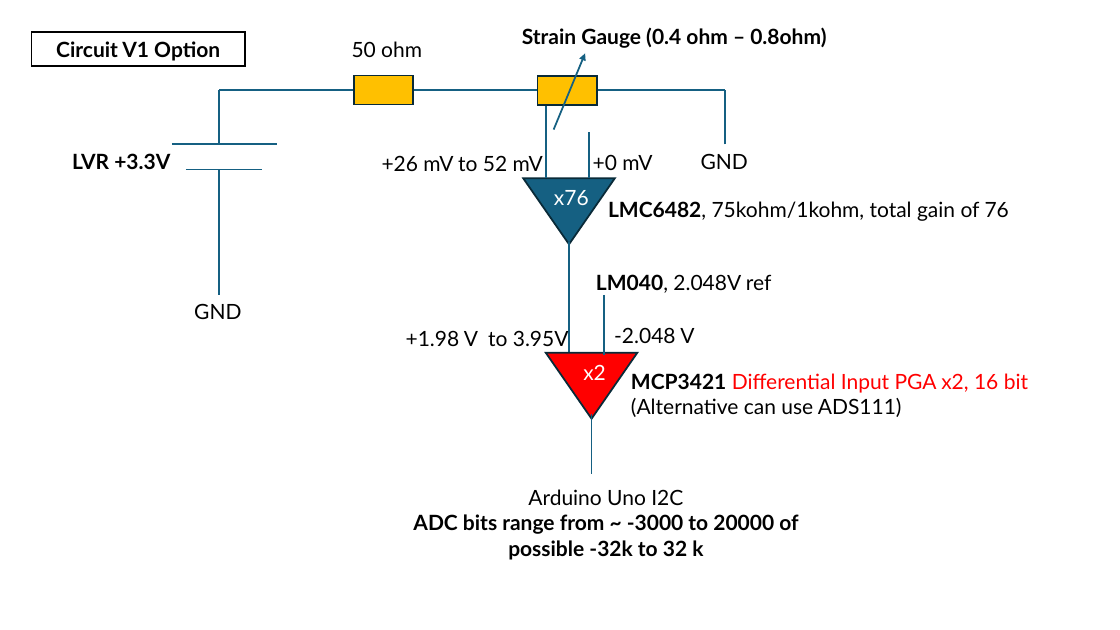
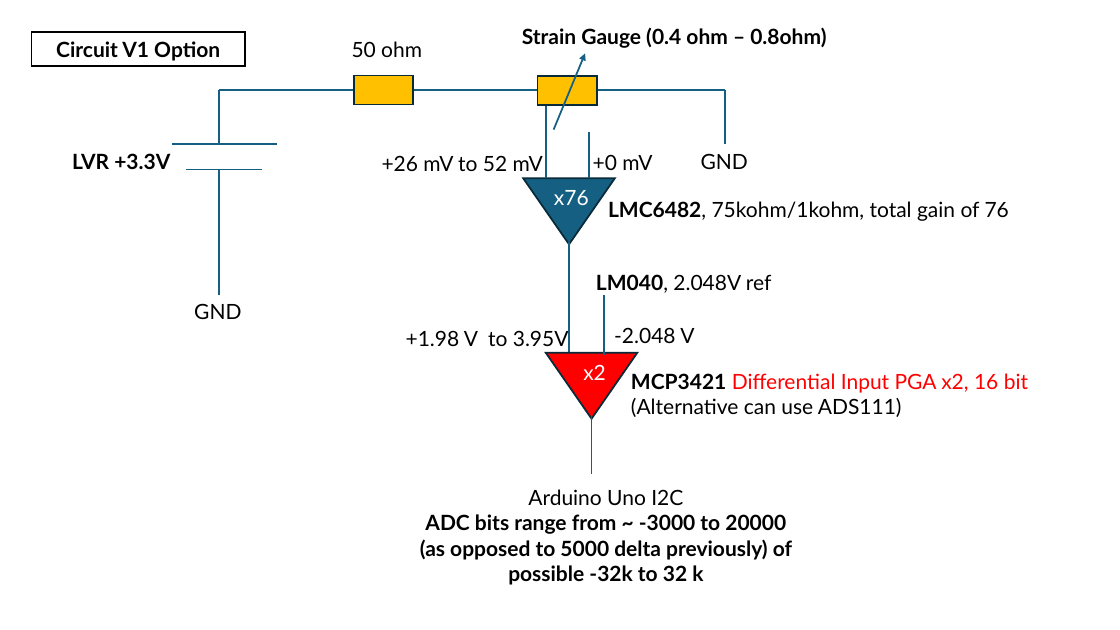
Before and after one commit to neuralengatberkeley/Strain-Sensor-, a slide deck: slide 6 of kinematic presentations/3_27_25.pptx (slide 5 before the commit). Drawn at 1120x630 pixels with LibreOffice and Linux fonts; fonts in the diff are those of the drawing. Boxes give left, top, right and bottom in pixels: in the first picture for what was removed or moved away, otherwise in the second. Text is boxed around its words. In the diff, an @@ line names an element or a change of style, - is before the commit and + after.

```diff
--- a/kinematic presentations/3_27_25.pptx
+++ b/kinematic presentations/3_27_25.pptx
@@ text at <box>420,514,792,585</box>: text changed @@
-ADC bits range from ~ -3000 to 20000 of possible -32k to 32 k
+ADC bits range from ~ -3000 to 20000 (as opposed to 5000 delta previously) of possible -32k to 32 k
```
Also in this commit, not shown: 2 other slides changed, 1 slide added.
